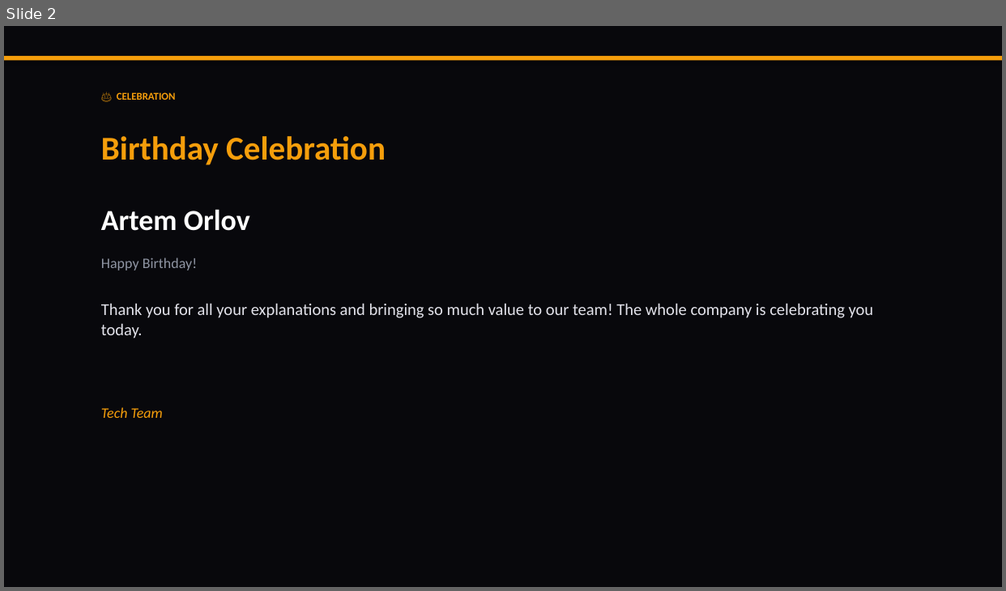
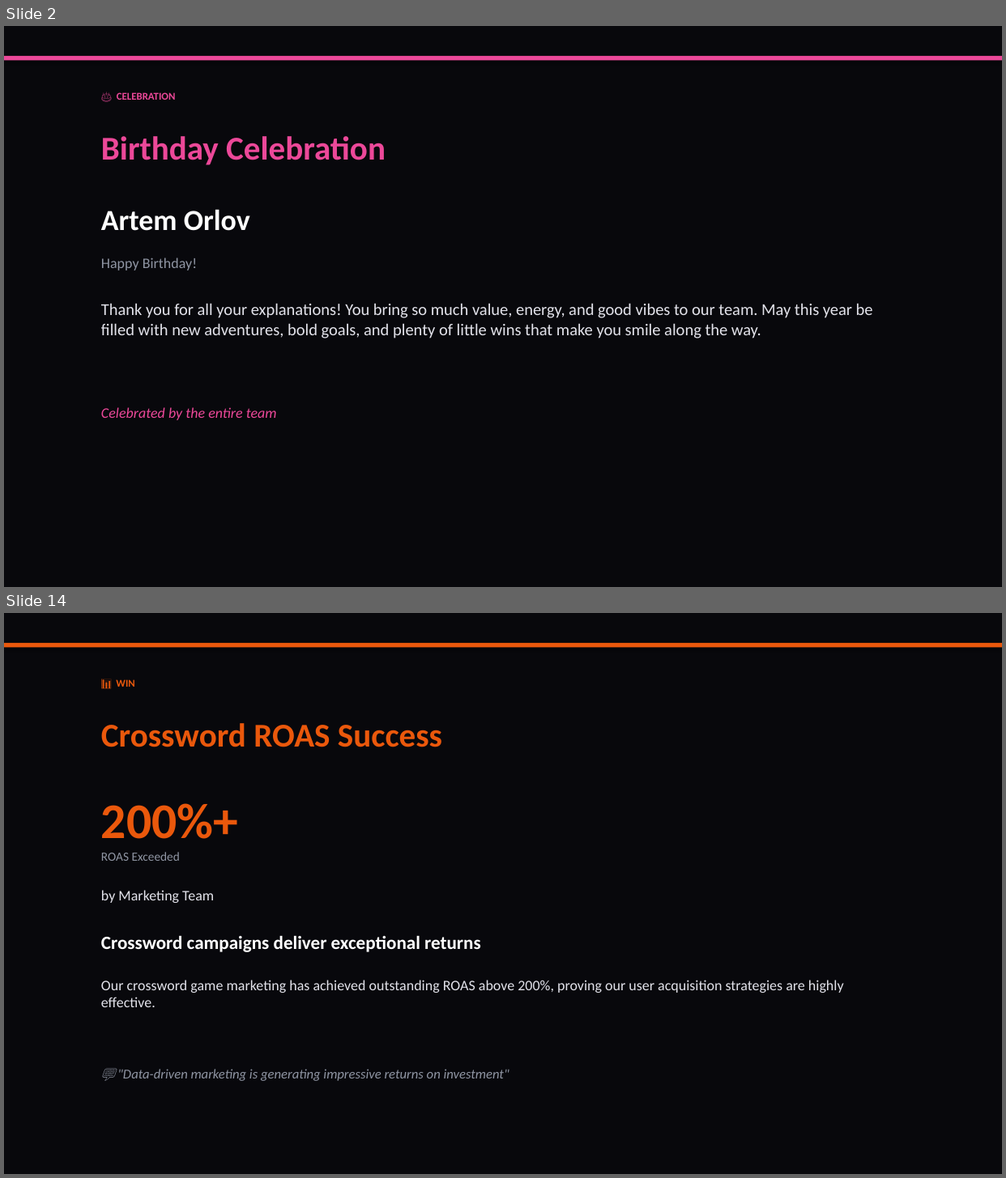
Before and after one commit to liliyagarifullina-maker/appodeal-pulse, a slide deck: data/archive/pulse_2026-03-15.pptx. Shown one above the other, each under a label of ours: slide 2 before the commit, slides 2 and 14 after it; the slides between them are not shown. The pictures are 1006x591 and 1006x1178 pixels, drawn with LibreOffice and Linux fonts; fonts in the diff are those of the drawing. Boxes give left, top, right and bottom in pixels: in the first picture for what was removed or moved away, otherwise in the second. Text is boxed around its words. In the diff, an @@ line names an element or a change of style, - is before the commit and + after.

```diff
--- a/data/archive/pulse_2026-03-15.pptx
+++ b/data/archive/pulse_2026-03-15.pptx
@@ slide 14 added at (4,613,1002,1174), background #08080C @@
@@ rectangle added at (4,643,1002,648), fill #EA580C @@
@@ text added at (116,679,134,687), 10 pt, text #EA580C, bold @@
+📊 WIN
@@ text added at (101,723,442,747), 32 pt, text #EA580C, bold @@
+Crossword ROAS Success
@@ text added at (101,803,238,839), 48 pt, text #EA580C, bold @@
+200%+
@@ text added at (101,852,180,861), 12 pt, text #8F95A3 @@
+ROAS Exceeded
@@ text added at (101,890,214,903), 14 pt, text #E2E2EA @@
+by Marketing Team
@@ text added at (101,935,481,952), 18 pt, text #FFFFFF, bold @@
+Crossword campaigns deliver exceptional returns
@@ text added at (101,980,844,1007), 14 pt, text #E2E2EA @@
+Our crossword game marketing has achieved outstanding ROAS above 200%, proving our user acquisition strategies are highly effective.
@@ text added at (117,1069,509,1081), 13 pt, text #8F95A3, italic @@
+💬 "Data-driven marketing is generating impressive returns on investment"
@@ slide 2 changed as well @@
@@ rectangle at (4,56,1002,61): fill #F59E0B to #EC4899 @@
@@ text "🎂 CELEBRATION" at (117,92,176,100): text colour #F59E0B to #EC4899 @@
@@ text "Birthday Celebration" at (101,136,386,165): text colour #F59E0B to #EC4899 @@
@@ text at (101,303,873,339): text changed @@
-Thank you for all your explanations and bringing so much value to our team! The whole company is celebrating you today.
+Thank you for all your explanations! You bring so much value, energy, and good vibes to our team. May this year be filled with new adventures, bold goals, and plenty of little wins that make you smile along the way.
@@ text at (101,408,277,420): text changed; text colour #F59E0B to #EC4899 @@
-Tech Team
+Celebrated by the entire team
```
Also in this commit, not shown: 9 other slides changed, 4 other slides added, 6 slides removed, 2 other files.
